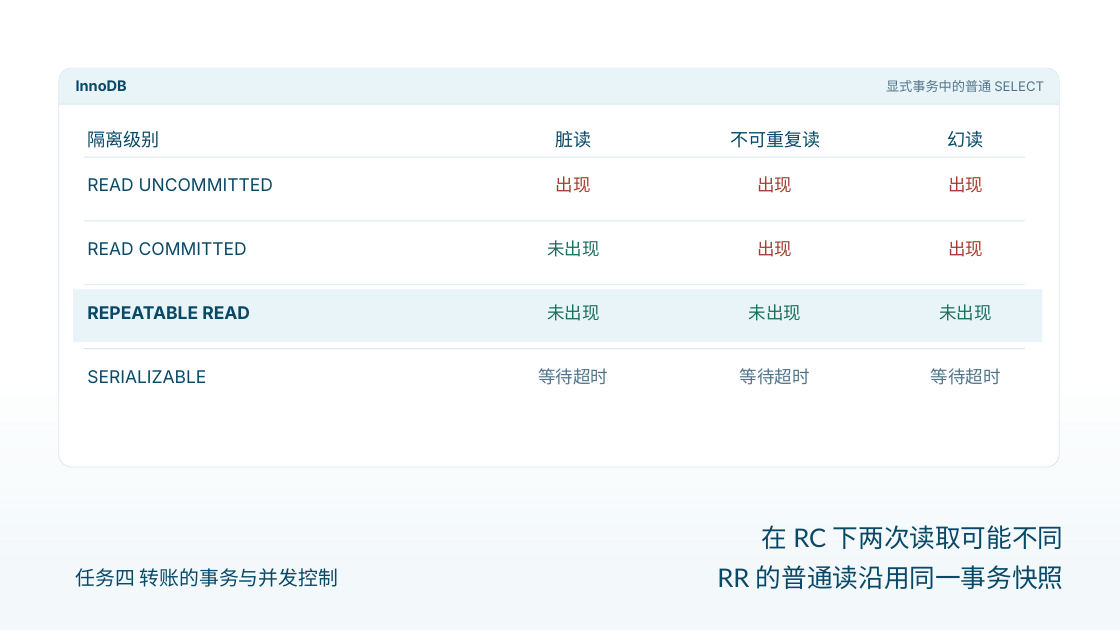
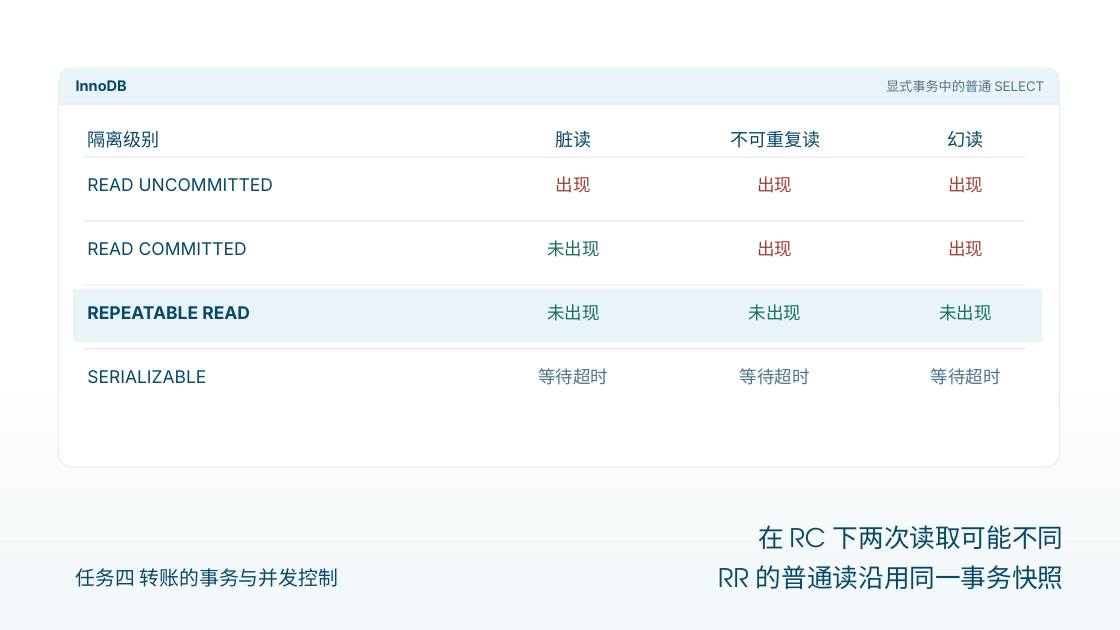
Before and after one commit to AurLemon/pageslip-demo, a slide deck: slide 9 of presentations/task-4-transactions.pptx. Drawn at 1120x630 pixels with LibreOffice and Linux fonts; fonts in the diff are those of the drawing. Boxes give left, top, right and bottom in pixels: in the first picture for what was removed or moved away, otherwise in the second. Text is boxed around its words. In the diff, an @@ line names an element or a change of style, - is before the commit and + after.

```diff
--- a/presentations/task-4-transactions.pptx
+++ b/presentations/task-4-transactions.pptx
@@ text "在 RC 下两次读取可能不同" at (x1=758, y1=525, x2=1064, y2=549): font Lato to TeX Gyre Adventor @@
@@ text "RR 的普通读沿用同一事务快照" at (x1=718, y1=565, x2=1063, y2=589): font Lato to TeX Gyre Adventor @@
```
Also in this commit, not shown: 21 other slides changed, 1 other file.
